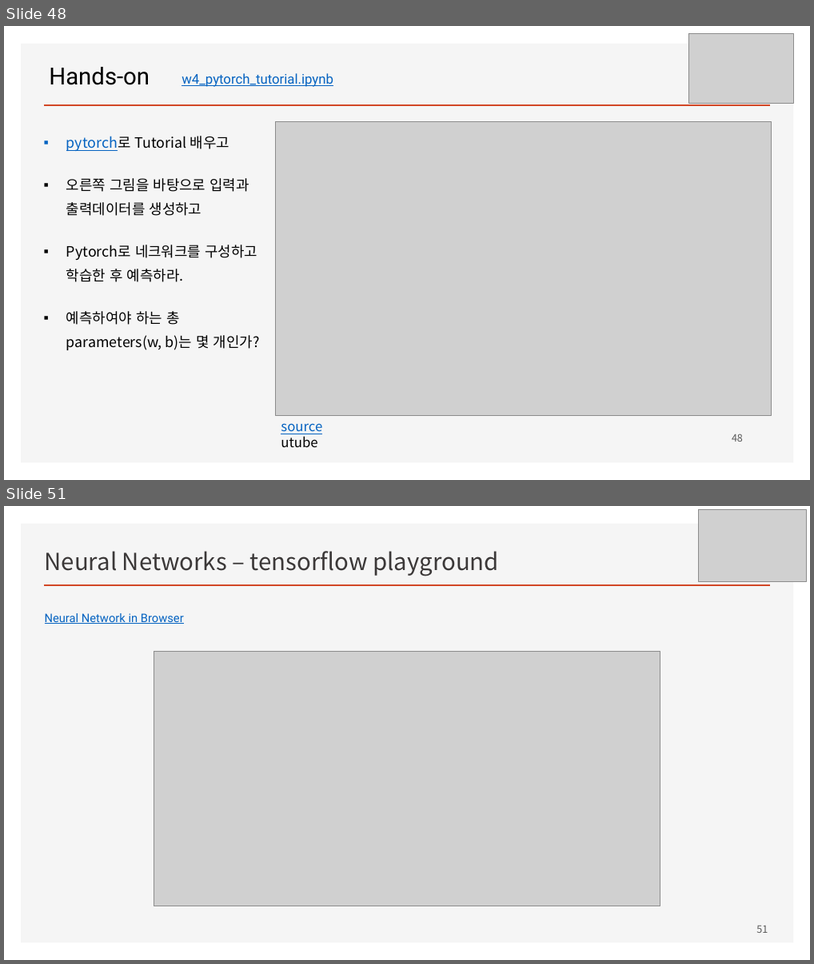
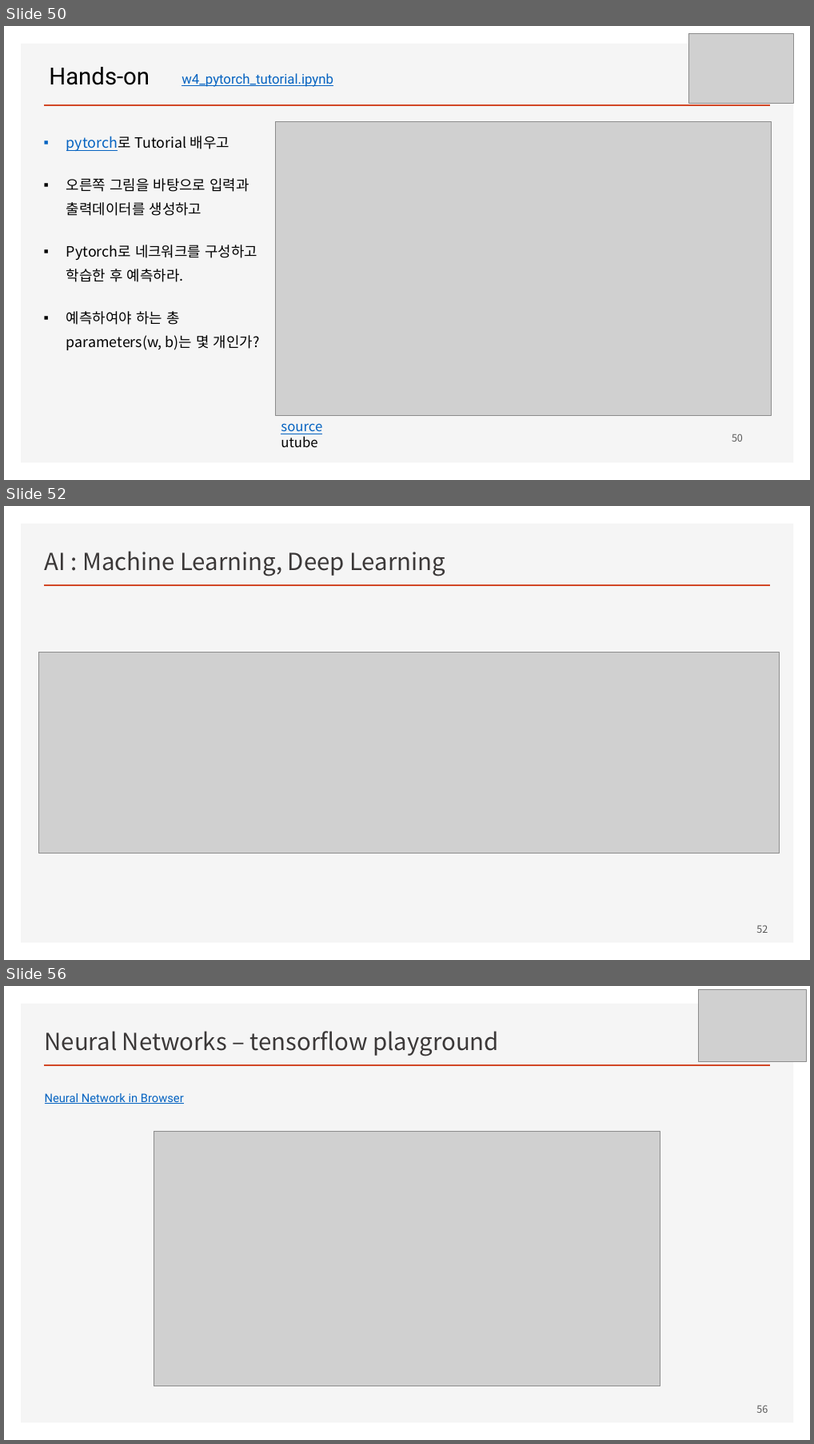
Before and after one commit to ancestor9/mathematics-for-machine-learning, a slide deck: Linear_Algebra/w4_Perceptron_Regression.pptx. Shown one above the other, each under a label of ours: slides 48 and 51 before the commit, slides 50, 52 and 56 after it; the slides between them are not shown. The pictures are 814x964 and 814x1444 pixels, drawn with LibreOffice and Linux fonts; fonts in the diff are those of the drawing; grey boxes stand for pictures; background and template pictures are left out. Boxes give left, top, right and bottom in pixels: in the first picture for what was removed or moved away, otherwise in the second. Text is boxed around its words. In the diff, an @@ line names an element or a change of style, - is before the commit and + after.

```diff
--- a/Linear_Algebra/w4_Perceptron_Regression.pptx
+++ b/Linear_Algebra/w4_Perceptron_Regression.pptx
@@ slide 52 added at box(4, 506, 810, 960), background #FFFFFF; not listed: 2 template elements that a slide beside it also shows @@
@@ title added at box(45, 551, 446, 576), 28 pt, text #3B3838 @@
+AI : Machine Learning, Deep Learning
@@ picture added at box(38, 652, 779, 852) @@
@@ page number added at box(757, 924, 768, 932), 12 pt, text #595959 @@
+52
@@ what was slide 48 is now slide 50 @@
@@ page number at box(732, 433, 743, 441): text changed @@
-48
+50
@@ what was slide 51 is now slide 56 @@
@@ page number at box(757, 1404, 768, 1412): text changed @@
-51
+56
```
Also in this commit, not shown: 4 slides changed, 8 other slides added.
